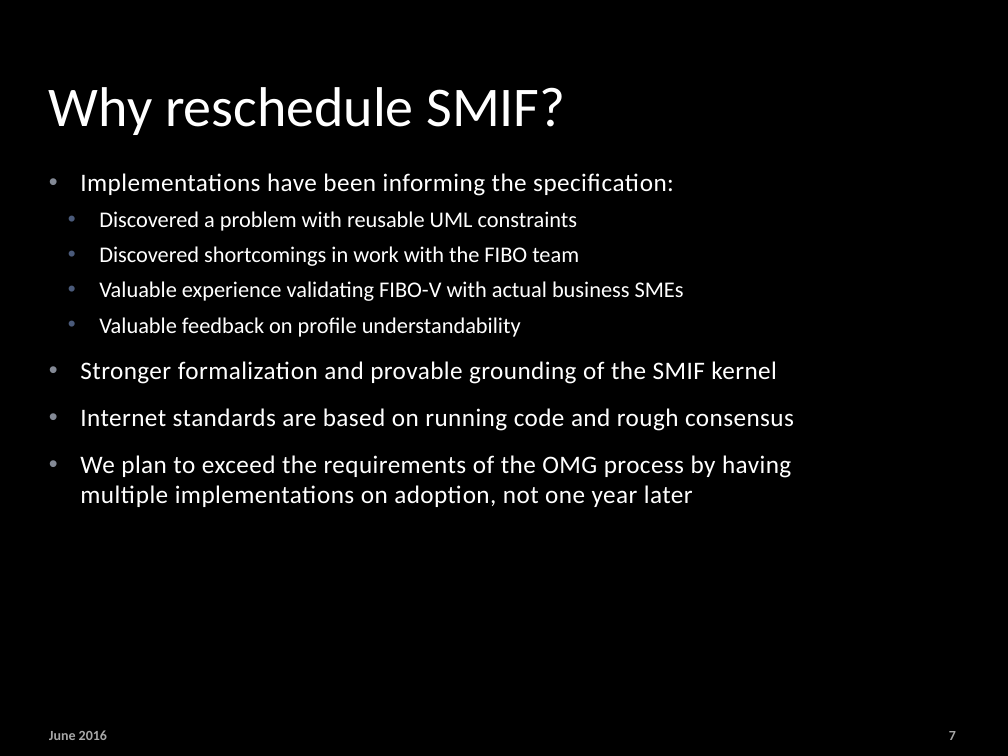
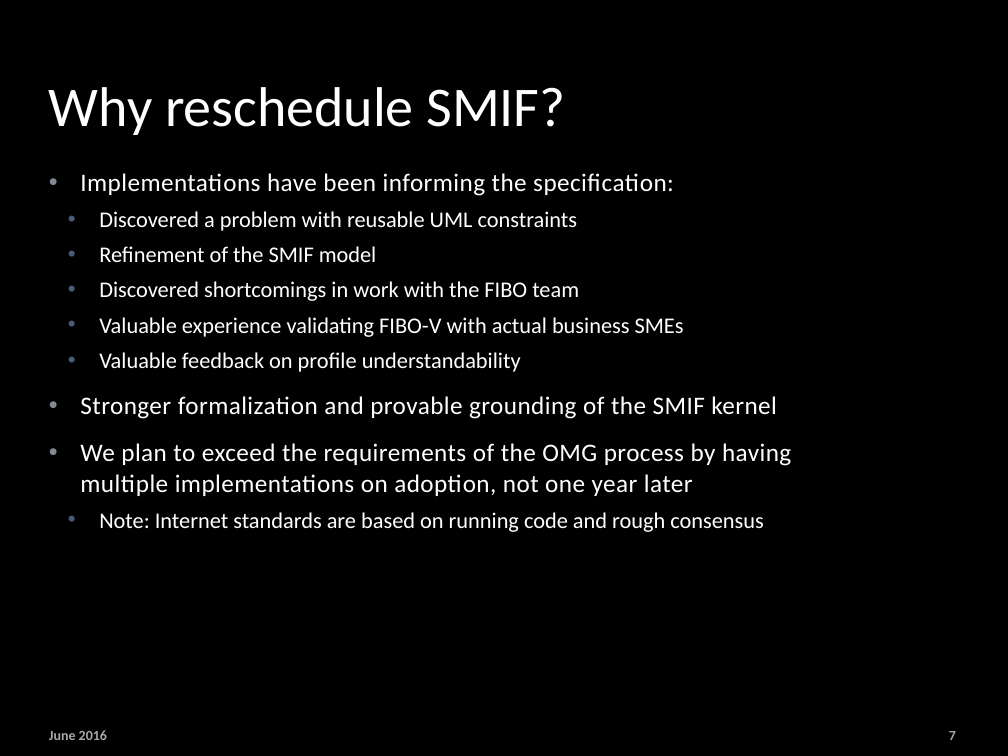
Before and after one commit to ModelDriven/SIMF, a slide deck: slide 7 of Presentations/SIMF_OMG_201709.pptx. Drawn at 1008x756 pixels with LibreOffice and Linux fonts; fonts in the diff are those of the drawing; background and template pictures are left out. Boxes give left, top, right and bottom in pixels: in the first picture for what was removed or moved away, otherwise in the second. Text is boxed around its words. In the diff, an @@ line names an element or a change of style, - is before the commit and + after.

Commit message:
update

```diff
--- a/Presentations/SIMF_OMG_201709.pptx
+++ b/Presentations/SIMF_OMG_201709.pptx
@@ text at bbox=[99, 246, 377, 262]: paragraph added @@
+  • Refinement of the SMIF model
@@ text at bbox=[80, 408, 794, 431]: paragraph removed @@
-• Internet standards are based on running code and rough consensus
@@ text at bbox=[99, 512, 764, 532]: paragraph added @@
+  • Note: Internet standards are based on running code and rough consensus
```
Also in this commit, not shown: 1 other slide changed.
